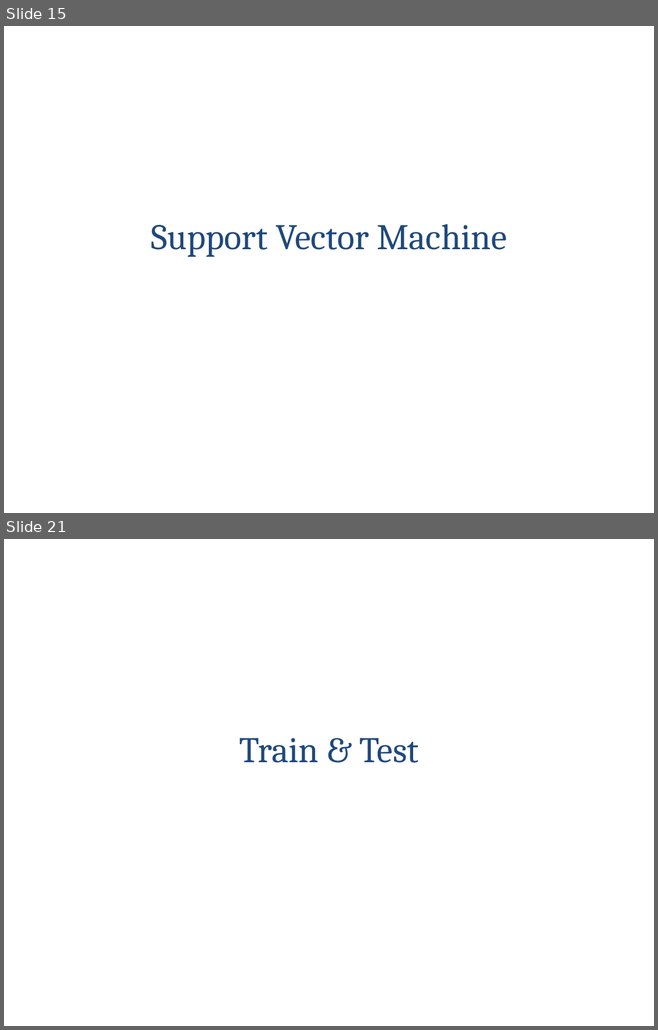
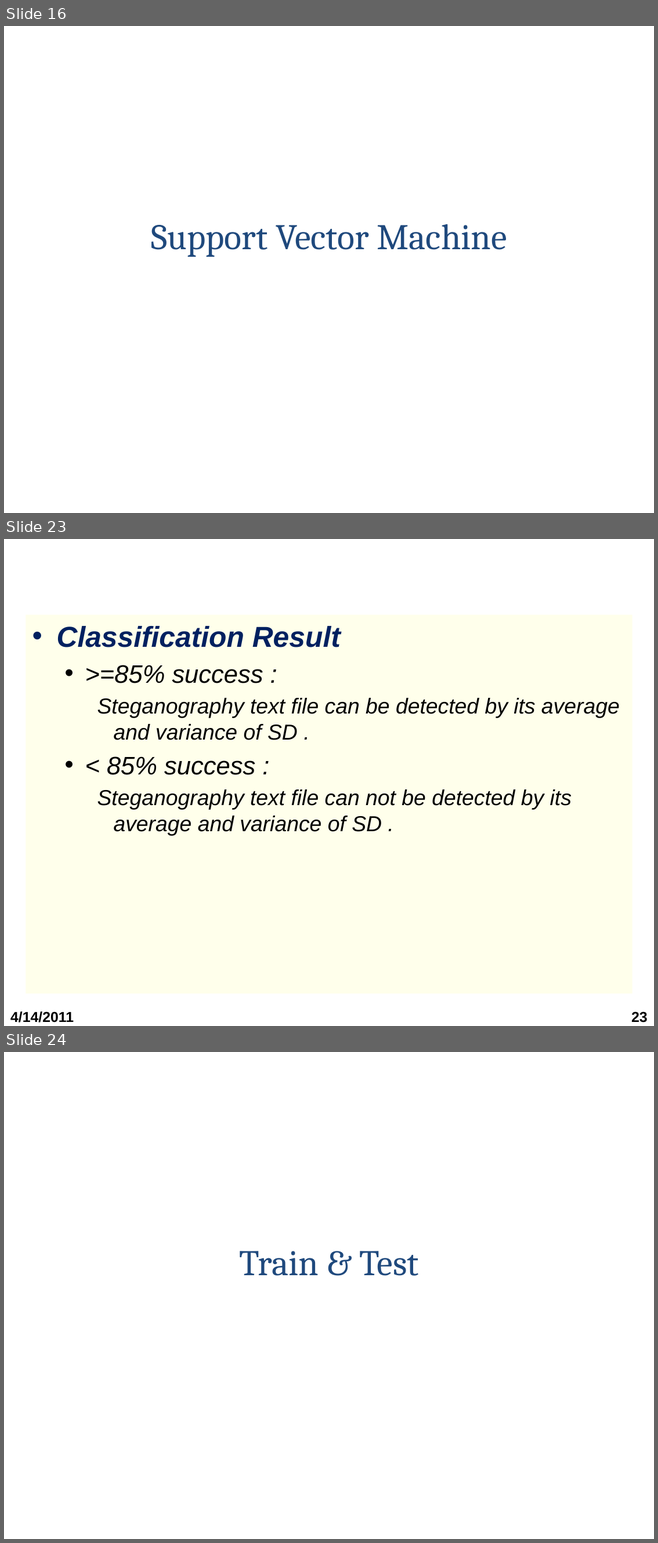
Before and after one commit to bomong/steganography-khtn-2011, a slide deck: Seminar cuoi ky/1.Bao cao/Slide bao cao.pptx. Shown one above the other, each under a label of ours: slides 15 and 21 before the commit, slides 16, 23 and 24 after it; the slides between them are not shown. The pictures are 658x1030 and 658x1543 pixels, drawn with LibreOffice and Linux fonts; fonts in the diff are those of the drawing; background and template pictures are left out. Boxes give left, top, right and bottom in pixels: in the first picture for what was removed or moved away, otherwise in the second. Text is boxed around its words. In the diff, an @@ line names an element or a change of style, - is before the commit and + after.

```diff
--- a/Seminar cuoi ky/1.Bao cao/Slide bao cao.pptx
+++ b/Seminar cuoi ky/1.Bao cao/Slide bao cao.pptx
@@ slide 23 added at (x1=4, y1=539, x2=654, y2=1026), background picture (left out) @@
@@ text added at (x1=25, y1=615, x2=632, y2=994), fill #FFFF00 at 8% opacity, 24 pt, text #000000, italic @@
+• Classification Result
+  • >=85% success :
+    Steganography text file can be detected by its average and variance of SD .
+  • < 85% success :
+    Steganography text file can not be detected by its average and variance of SD .
@@ text added at (x1=10, y1=1012, x2=74, y2=1023), 16 pt, text #000000, bold @@
+4/14/2011
@@ page number added at (x1=631, y1=1012, x2=647, y2=1023), 16 pt, text #000000, bold @@
+23
@@ what was slide 15 is now slide 16 @@
@@ what was slide 21 is now slide 24 @@
```
Also in this commit, not shown: 26 slides changed, 2 other slides added, 1 other file.
